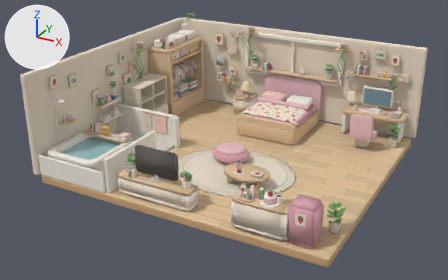
A saved change to the glTF model web/public/models/room-web.glb.
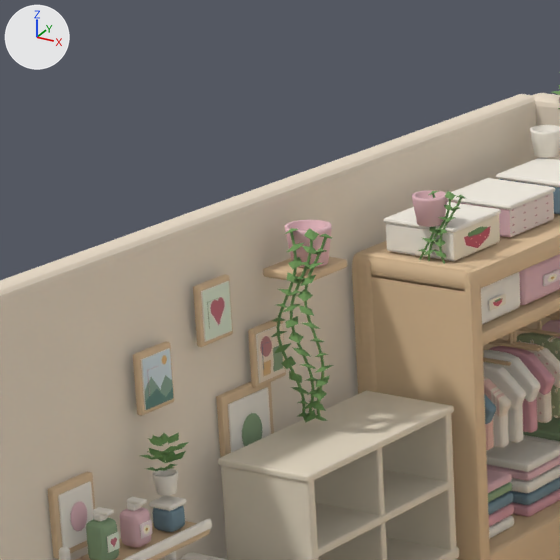
The first picture shows the older version from a 50 mm lens placed at (8.2, -15.8, 8.33), pointed at (-0.27, -0.41, 0.64). The close-ups show the older and then the newer version on the part from 18% to 42% of the width and 0% to 37% of the height of that picture. Only the edits that show in the close-ups are written down. Every picture has the same lights, and +X, +Y and +Z are marked at upper left. Where no turn or scale is listed for an object, it has been applied to the vertices. Vertices at exactly the same position are counted once.

The first close-up shows 'BED_Pillow_1', 'BED_WarmLamp', 'DEN_BathPlantFoliage', 'DEN_WindowTrailingPot', 'DEN_WindowTrailingVine0', 'DESK_Notebook', 'DISPLAY_Lower_Carcass', 'PH1_Bath_Rear_Partition', 'PH1_Bed_Frame', 'PH1_Wall_Left', 'PH3_DessertCabinet_Door', 'SNACK_Container_2' and 9 more.
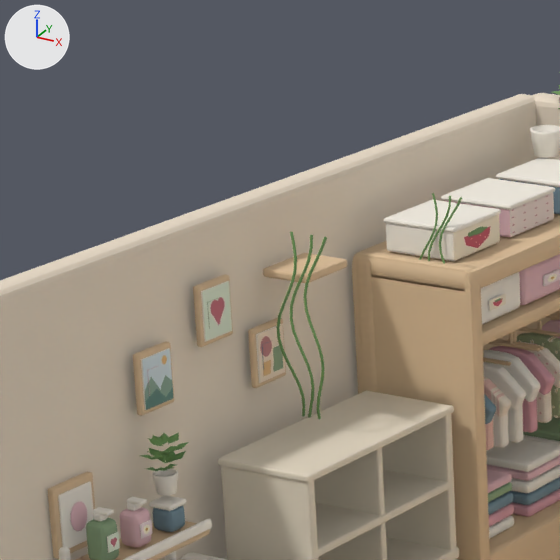
Where the newer file only moved an object's origin or applied its transform, the numbers keep the older frame.

Patch to the scene script:
```diff
--- a/web/public/models/room-web.glb.py
+++ b/web/public/models/room-web.glb.py
@@ me_cube_038 @@
 # used by ob_ph1_bath_rear_partition; location = (-0.18, 0.0, 1.465)
-me_cube_038.from_pydata(...)  # 5378 vertices, 10536 faces; spans x -4.32..4.32, y -4.0..4.0, z -1.47..1.47
+me_cube_038.from_pydata(...)  # 5334 vertices, 10452 faces; spans x -4.32..4.32, y -4.0..4.0, z -1.47..1.47
+# me_cube_038 part 1: the loose piece of 44 vertices spanning x -4.26..-4.25, y 0.21..0.63, z -0.06..0.43 is deleted
 me_cube_038.materials.append(mat_mt_ivorypaint)
@@ me_cone @@
 # used by ob_bed_warmlamp; location = (-0.139, 0.036, 1.484)
-me_cone.from_pydata(...)  # 5776 vertices, 11293 faces; spans x -4.35..4.35, y -3.93..3.93, z -1.48..1.48
+me_cone.from_pydata(...)  # 5720 vertices, 11185 faces; spans x -4.35..4.35, y -3.93..3.93, z -1.48..1.48
+# me_cone part 2: the loose piece of 56 vertices spanning x -4.35..-4.3, y 0.12..0.64, z -0.14..0.47 is deleted
 me_cone.materials.append(mat_mt_palewood)
@@ me_cube_049 @@
 # used by ob_snack_container_2; location = (-0.181, 0.052, 1.276)
-me_cube_049.from_pydata(...)  # 4905 vertices, 9728 faces; spans x -4.25..4.25, y -3.76..3.76, z -1.12..1.12
+me_cube_049.from_pydata(...)  # 4786 vertices, 9504 faces; spans x -4.16..4.25, y -3.76..3.76, z -1.12..1.12
+# me_cube_049 part 3: the loose piece of 114 vertices spanning x -4.25..-4.22, y 0.26..0.48, z 0.25..0.5 is deleted
+# other edits to the shape of me_cube_049 do not show in these pictures
 me_cube_049.materials.append(mat_prop_sage)
@@ me_bathplantleaves @@
 # used by ob_den_bathplantfoliage; location = (0.008, 0.338, 1.796)
-me_bathplantleaves.from_pydata(...)  # 2060 vertices, 1648 faces; spans x -4.42..4.42, y -4.04..4.04, z -1.47..1.47
+me_bathplantleaves.from_pydata(...)  # 1640 vertices, 1312 faces; spans x -4.42..4.42, y -4.04..4.04, z -1.47..1.47
+# me_bathplantleaves part 4: 84 loose pieces with 420 vertices, spanning x -4.35..-3.65, y 0.18..1.53, z -0.1..1.18, are deleted
 me_bathplantleaves.materials.append(mat_den_leafgreen)
@@ me_den_windowtrailingpot @@
 # used by ob_den_windowtrailingpot; location = (-0.284, 2.302, 2.107)
-me_den_windowtrailingpot.from_pydata(...)  # 972 vertices, 1920 faces; spans x -4.09..4.09, y -1.57..1.57, z -1.05..1.05
+me_den_windowtrailingpot.from_pydata(...)  # 648 vertices, 1280 faces; spans x -1.96..4.09, y 1.33..1.57, z -1.05..1.05
+# me_den_windowtrailingpot part 5: the loose piece of 162 vertices spanning x -3.74..-3.51, y -0.64..-0.41, z 0.66..0.85 is deleted
+# me_den_windowtrailingpot part 6: the loose piece of 162 vertices spanning x -4.09..-3.8, y -1.57..-1.27, z 0.57..0.81 is deleted
 me_den_windowtrailingpot.materials.append(mat_mt_blushpaint)
```

What differs and where, as boxes (x1, y1, x2, y2) in the close-ups (560 x 560 px):
part 1 of me_cube_038, deleted: before (228, 387, 271, 453)
part 2 of me_cone, deleted (brown): before (216, 382, 274, 458)
part 3 of me_cube_049, deleted: before (242, 413, 262, 447)
part 4 of me_bathplantleaves, deleted: before (271, 191, 465, 423)
part 5 of me_den_windowtrailingpot, deleted (brown): before (412, 190, 447, 227)
part 6 of me_den_windowtrailingpot, deleted (pink): before (285, 220, 332, 267)
